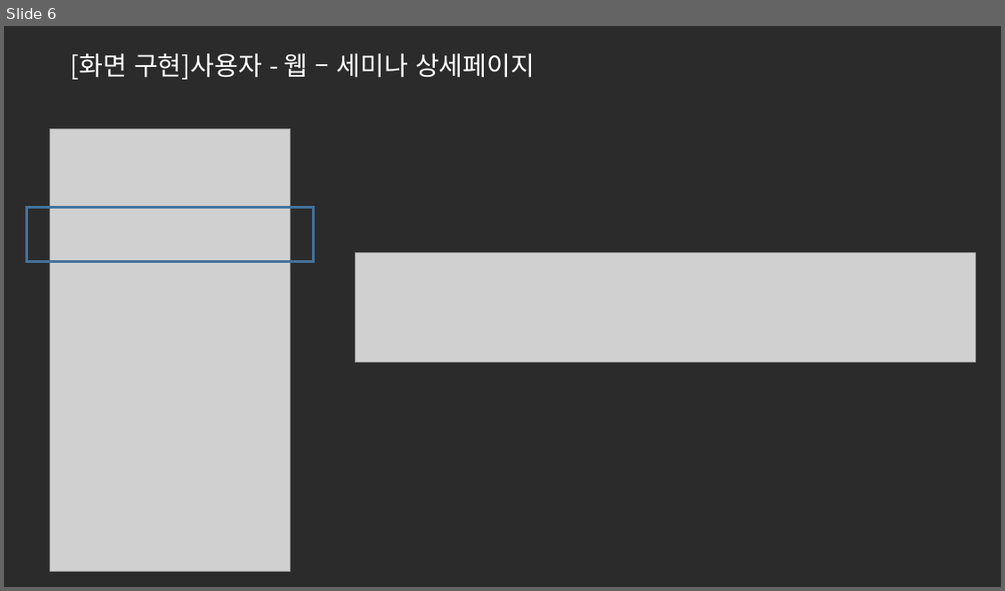
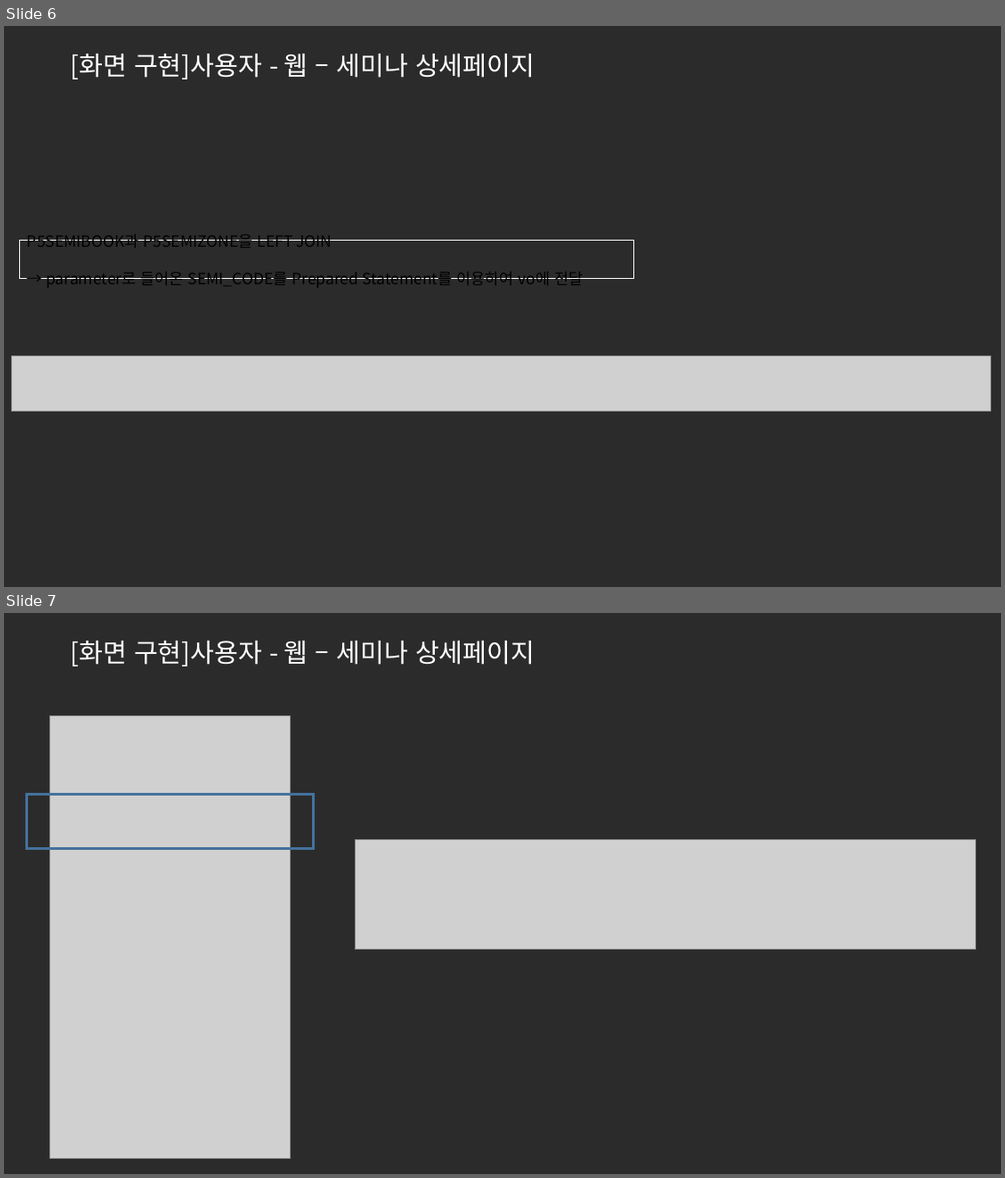
Before and after one commit to ezenteam2/e-Zone, a slide deck: 0 발표용 파워포인트/0417 3차발표/0417 project05 - 파워포인트 - 서희.pptx. Shown one above the other, each under a label of ours: slide 6 before the commit, slides 6 and 7 after it. The pictures are 1005x591 and 1005x1178 pixels, drawn with LibreOffice and Linux fonts; fonts in the diff are those of the drawing; grey boxes stand for pictures; background and template pictures are left out; a plain dark background stands for a picture behind light text. Boxes give left, top, right and bottom in pixels: in the first picture for what was removed or moved away, otherwise in the second. Text is boxed around its words. In the diff, an @@ line names an element or a change of style, - is before the commit and + after.

Commit message:
453453

```diff
--- a/0 발표용 파워포인트/0417 3차발표/0417 project05 - 파워포인트 - 서희.pptx
+++ b/0 발표용 파워포인트/0417 3차발표/0417 project05 - 파워포인트 - 서희.pptx
@@ slide 6 added at (x1=4, y1=26, x2=1001, y2=587), background picture (left out) @@
@@ text added at (x1=71, y1=54, x2=534, y2=79), 25 pt, text #FFFFFF @@
+[화면 구현]사용자 - 웹 – 세미나 상세페이지
@@ rectangle added at (x1=20, y1=240, x2=633, y2=278), outline #FFFFFF 1 pt, 15 pt, text #000000 @@
+P5SEMIBOOK과 P5SEMIZONE을 LEFT JOIN
+→ parameter로 들어온 SEMI_CODE를 Prepared Statement를 이용하여 vo에 전달
@@ picture added at (x1=11, y1=356, x2=991, y2=410) @@
@@ what was slide 6 is now slide 7 @@
```
